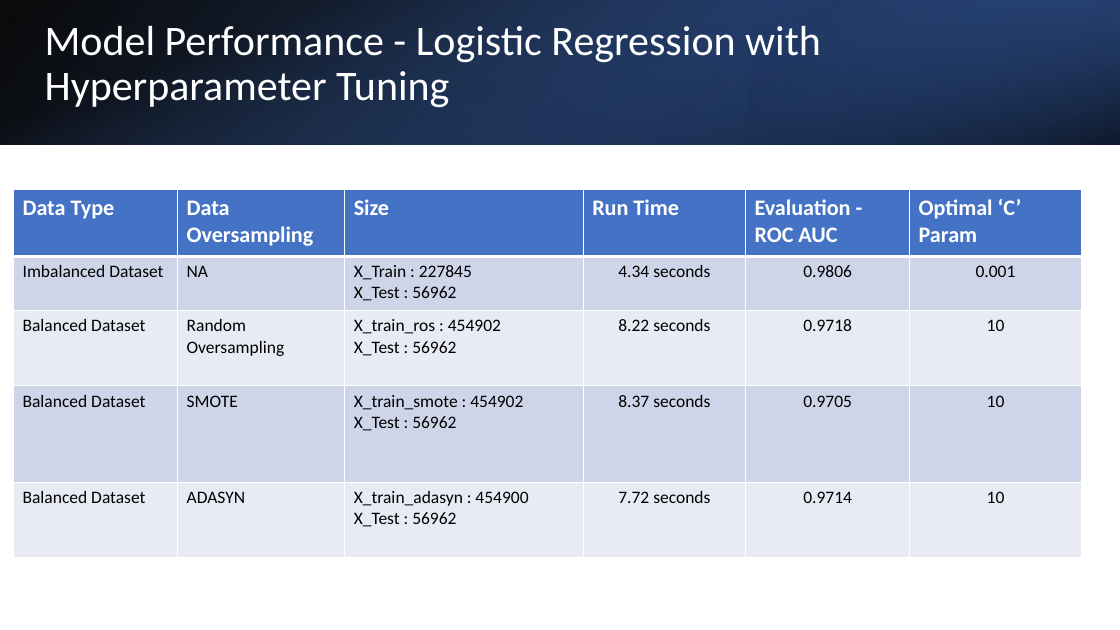
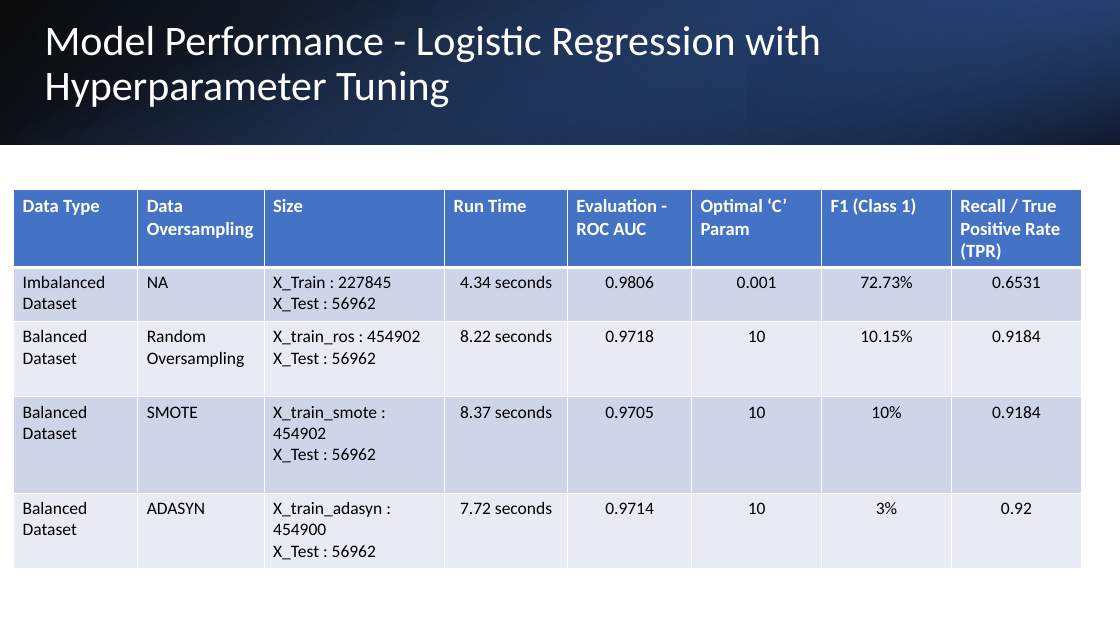
Before and after one commit to jagsrj/Credit_card_fraud_detection_ML, a slide deck: slide 8 of CreditCard_FraudDetection_MachingLearning.pptx. Drawn at 1120x630 pixels with LibreOffice and Linux fonts; fonts in the diff are those of the drawing. Boxes give left, top, right and bottom in pixels: in the first picture for what was removed or moved away, otherwise in the second. Text is boxed around its words. In the diff, an @@ line names an element or a change of style, - is before the commit and + after.

```diff
--- a/CreditCard_FraudDetection_MachingLearning.pptx
+++ b/CreditCard_FraudDetection_MachingLearning.pptx
@@ table at <box>13,190,1083,567</box> @@
+column 7: F1 (Class 1) | 72.73% | 10.15% | 10% | 3%
+column 8: Recall / True Positive Rate (TPR) | 0.6531 | 0.9184 | 0.9184 | 0.92
```
Also in this commit, not shown: 2 other slides changed, 2 slides added, 2 slides removed, 1 other file.
